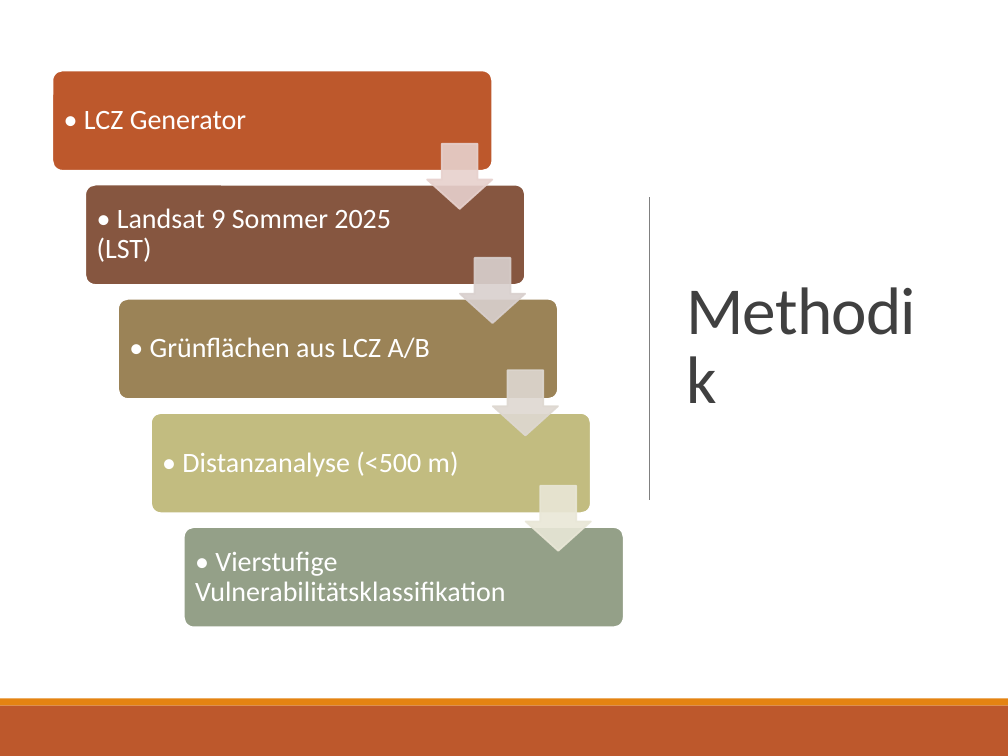
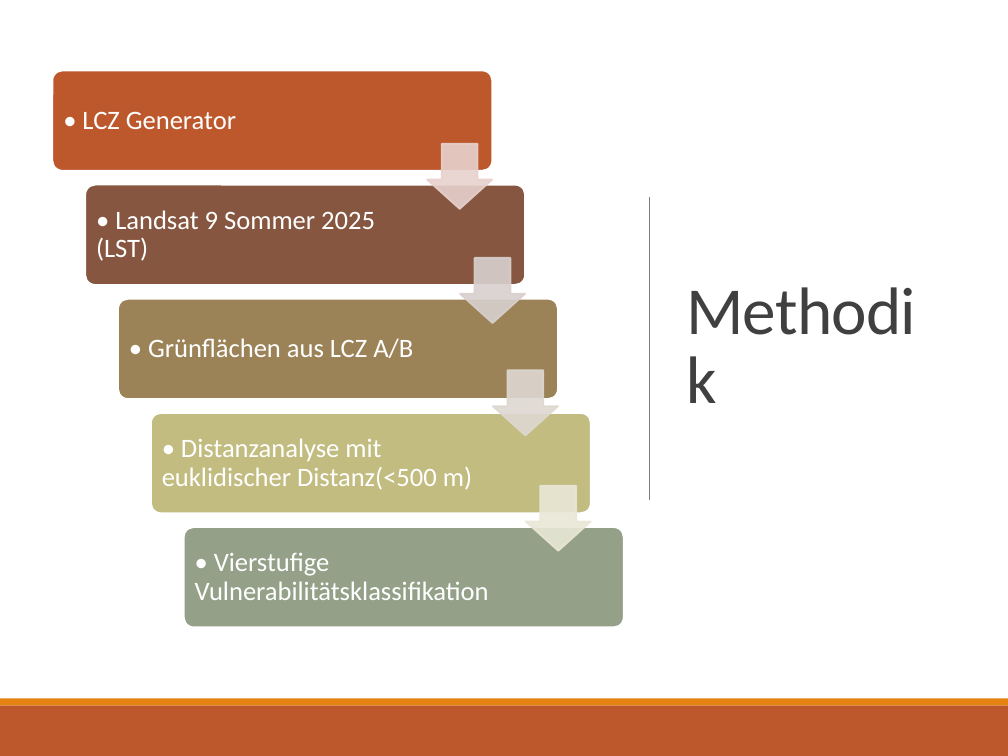
Before and after one commit to leonfallair/Climate_action, a slide deck: slide 4 of final_submission/Wiesbaden_Faller.pptx (slide 3 before the commit). Drawn at 1008x756 pixels with LibreOffice and Linux fonts; fonts in the diff are those of the drawing. Boxes give left, top, right and bottom in pixels: in the first picture for what was removed or moved away, otherwise in the second. Text is boxed around its words. In the diff, an @@ line names an element or a change of style, - is before the commit and + after.

```diff
--- a/final_submission/Wiesbaden_Faller.pptx
+++ b/final_submission/Wiesbaden_Faller.pptx
@@ text at (162, 438, 472, 490): text changed; size 20 to 19 pt @@
-• Distanzanalyse (<500 m)
+• Distanzanalyse mit euklidischer Distanz(<500 m)
@@ size 20 to 19 pt in 4 elements at (82, 111, 236, 129), (96, 210, 375, 261), (148, 338, 413, 358), (195, 553, 489, 600) @@
```
Also in this commit, not shown: 4 other slides changed, 3 slides added, 2 slides removed.
